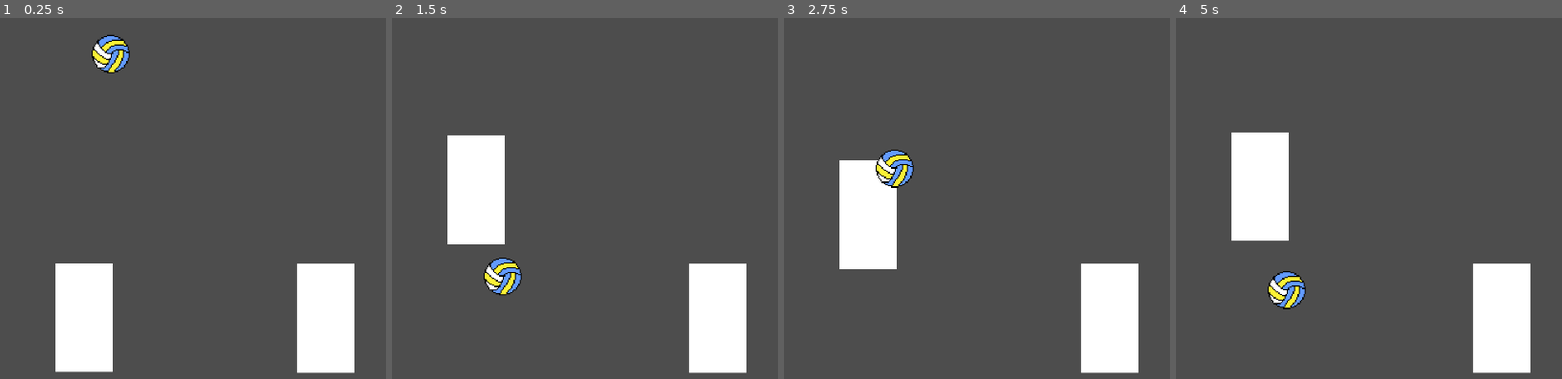
Above: before the commit, frames 1-4 (left to right).
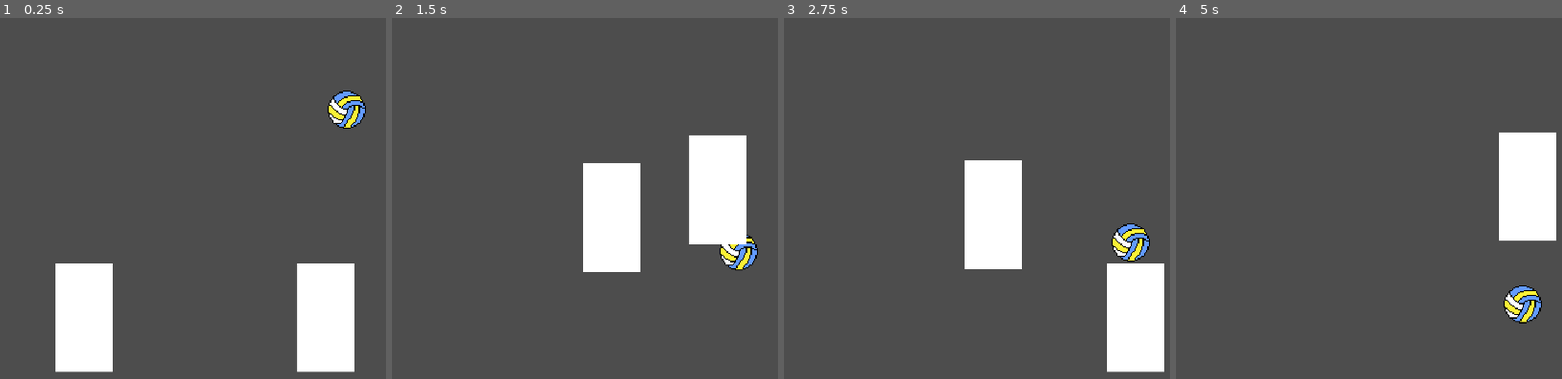
Above: after the commit, the same moments.

Repository: zxphyrx/haikyuu
Game: Godot game, scene res://node_2d.tscn
Same seed, same stepped clock (60 frames per second), same inputs: the game is played once before the commit and once after it.
Inputs (mouse positions are in pixels of both pictures, inside the frame that each line leads up to):
- Up to frame 1 (0.25 s): no input
- Up to frame 2 (1.5 s): tap Enter (ui_accept) at 0.5, 0.77, 1.07 s; move the mouse to (outside the picture) at 0.52 s; hold D (right, bound only after the commit) from 0.53 s (still down); click (outside the picture) at 0.6 s; tap W (player_switch, bound only after the commit) at 0.8, 1.35 s; move the mouse to (619, 198) at 1.27 s
- Up to frame 3 (2.75 s): tap Enter (ui_accept) at 1.52, 1.82, 2.3 s; right-click (1011, 198) at 1.55 s; move the mouse to (outside the picture) at 2.02 s; release D (right, bound only after the commit) at 2.03 s; hold A (left, bound only after the commit) from 2.03 s (still down); right-click (outside the picture) at 2.1 s
- Up to frame 4 (5 s): move the mouse to (1519, 263) at 2.77 s; release A (left, bound only after the commit) at 2.78 s; hold D (right, bound only after the commit) 2.78-4.28 s; tap Enter (ui_accept) at 2.85, 3.02, 3.32, 3.77, 4.07, 4.52, 4.82 s; click (1519, 263) at 3.05 s; move the mouse to (outside the picture) at 3.52 s; click (outside the picture) at 3.6 s; tap W (player_switch, bound only after the commit) at 3.8, 4.35 s; move the mouse to (1330, 115) at 4.27 s; hold A (left, bound only after the commit) from 4.28 s (still down); right-click (1330, 115) at 4.55 s

The runs differ from the first frame. In frame 1, 1.7% of the frame differs, in the area x 23-95%, y 4-99%; in frame 2, 19%, in the area x 14-95%, y 32-99%; in frame 3, 14%; in frame 4, 14%.

Commit message:
Added switching between setter/hitter, spike tilt, and setting

Diff:
--- /dev/null
+++ b/ball.gd
@@ -0,0 +1,8 @@
+extends RigidBody2D
+
+func hit(impulse, position):
+	apply_impulse(impulse, position)
+
+func set_ball():
+	linear_velocity = Vector2.ZERO
+	apply_central_impulse(Vector2(0, -300))
--- a/ball.tscn
+++ b/ball.tscn
@@ -1,5 +1,6 @@
-[gd_scene load_steps=4 format=3 uid="uid://cq2cjpws0suqd"]
+[gd_scene load_steps=5 format=3 uid="uid://cq2cjpws0suqd"]
 
+[ext_resource type="Script" path="res://ball.gd" id="1_6oryp"]
 [ext_resource type="Texture2D" uid="uid://bx300mm3eeg58" path="res://assets/volleyball.png" id="1_j7mmv"]
 
 [sub_resource type="PhysicsMaterial" id="PhysicsMaterial_k0u1i"]
@@ -14,6 +15,7 @@
 mass = 0.26
 physics_material_override = SubResource("PhysicsMaterial_k0u1i")
 can_sleep = false
+script = ExtResource("1_6oryp")
 
 [node name="CollisionShape2D" type="CollisionShape2D" parent="."]
 shape = SubResource("CircleShape2D_64ybt")
--- a/character_body_2d.tscn
+++ b/character_body_2d.tscn
@@ -1,4 +1,6 @@
-[gd_scene load_steps=3 format=3 uid="uid://dy84wtfa25y2y"]
+[gd_scene load_steps=4 format=3 uid="uid://dy84wtfa25y2y"]
+
+[ext_resource type="Script" path="res://player.gd" id="1_xpino"]
 
 [sub_resource type="RectangleShape2D" id="RectangleShape2D_e5g3d"]
 size = Vector2(144, 273)
@@ -8,6 +10,8 @@
 
 [node name="CharacterBody2D" type="CharacterBody2D"]
 collision_layer = 2
+collision_mask = 4
+script = ExtResource("1_xpino")
 
 [node name="Polygon2D" type="Polygon2D" parent="."]
 position = Vector2(-5.96046e-08, 0)
--- /dev/null
+++ b/game_manager.gd
@@ -0,0 +1,43 @@
+extends Node2D
+
+@onready var players: Node2D = $Players
+@onready var ball: RigidBody2D = $Ball
+
+var current_player_index := 1
+var current_player: CharacterBody2D
+var tilt = {
+	"left": false,
+	"right": false
+}
+
+func _ready() -> void:
+	current_player = players.get_child(current_player_index)
+
+func _physics_process(delta: float) -> void:
+	if Input.is_action_just_pressed("player_switch"):
+		current_player_index = ~current_player_index
+		current_player = players.get_child(current_player_index)
+
+	if Input.is_action_just_pressed("ui_accept") and current_player.is_on_floor():
+		current_player.jump()
+
+	if Input.is_action_just_pressed("hit") and current_player.collision == true:
+		var impulse: Vector2
+		var direction := Input.get_axis("left", "right")
+		if direction == 0:
+			impulse = Vector2(500, 200)
+		elif direction == -1:
+			impulse = Vector2(500, 100)
+		elif direction == 1:
+			impulse = Vector2(400, 300)
+
+		ball.hit(impulse, current_player.get_node("Area2D").position - ball.position)
+
+	if Input.is_action_just_pressed("set") and current_player.collision == true:
+		ball.set_ball()
+
+	var direction := Input.get_axis("left", "right")
+
+	current_player.move(direction)
+
+	pass
--- a/node_2d.tscn
+++ b/node_2d.tscn
@@ -1,8 +1,11 @@
-[gd_scene load_steps=6 format=3 uid="uid://cns5ntpy7nf1b"]
+[gd_scene load_steps=7 format=3 uid="uid://cns5ntpy7nf1b"]
 
 [ext_resource type="PackedScene" uid="uid://cq2cjpws0suqd" path="res://ball.tscn" id="1_85q8w"]
+[ext_resource type="Script" path="res://game_manager.gd" id="1_e4eut"]
 [ext_resource type="PackedScene" uid="uid://dy84wtfa25y2y" path="res://character_body_2d.tscn" id="2_4dk6c"]
-[ext_resource type="Script" path="res://character_body_2d.gd" id="2_mbgtj"]
+
+[sub_resource type="WorldBoundaryShape2D" id="WorldBoundaryShape2D_3rdx4"]
+distance = -1078.0
 
 [sub_resource type="RectangleShape2D" id="RectangleShape2D_1o6lr"]
 size = Vector2(1919.5, 53)
@@ -11,6 +14,12 @@
 size = Vector2(9.25, 329.75)
 
 [node name="Node2D" type="Node2D"]
+script = ExtResource("1_e4eut")
+
+[node name="Walls" type="StaticBody2D" parent="."]
+
+[node name="CollisionShape2D" type="CollisionShape2D" parent="Walls"]
+shape = SubResource("WorldBoundaryShape2D_3rdx4")
 
 [node name="Floor" type="StaticBody2D" parent="."]
 collision_layer = 4
@@ -20,23 +29,25 @@
 position = Vector2(960.25, 1053)
 shape = SubResource("RectangleShape2D_1o6lr")
 
-[node name="StaticBody2D" type="StaticBody2D" parent="."]
+[node name="Net" type="StaticBody2D" parent="."]
 collision_layer = 4
 collision_mask = 3
 
-[node name="CollisionShape2D" type="CollisionShape2D" parent="StaticBody2D"]
+[node name="CollisionShape2D" type="CollisionShape2D" parent="Net"]
 position = Vector2(960, 862)
 shape = SubResource("RectangleShape2D_w4l72")
 
-[node name="PlayerHitter" parent="." instance=ExtResource("2_4dk6c")]
-position = Vector2(211, 888)
-collision_mask = 4
-script = ExtResource("2_mbgtj")
-
 [node name="Ball" parent="." instance=ExtResource("1_85q8w")]
-position = Vector2(278, 199)
+position = Vector2(871, 339)
 collision_layer = 1
 collision_mask = 4
 
-[node name="PlayerSetter" parent="." instance=ExtResource("2_4dk6c")]
+[node name="Players" type="Node2D" parent="."]
+
+[node name="PlayerHitter" parent="Players" instance=ExtResource("2_4dk6c")]
+position = Vector2(211, 888)
+
+[node name="PlayerSetter" parent="Players" instance=ExtResource("2_4dk6c")]
 position = Vector2(818, 891)
+
+[node name="Enemies" type="Node2D" parent="."]
--- /dev/null
+++ b/player.gd
@@ -0,0 +1,31 @@
+extends CharacterBody2D
+
+const JUMP_VELOCITY = -800.0
+const SPEED = 500.0
+
+var collision := false
+
+func _physics_process(delta: float) -> void:
+	if not is_on_floor():
+		velocity += get_gravity() * delta
+
+	move_and_slide()
+
+func jump():
+	velocity.y = JUMP_VELOCITY
+
+func move(direction):
+	if not is_on_floor():
+		return
+	if direction:
+		velocity.x = direction * SPEED
+	else:
+		velocity.x = move_toward(velocity.x, 0, SPEED)
+
+func _on_area_2d_body_entered(body: Node2D) -> void:
+	if body.name == "Ball":
+		collision = true
+
+func _on_area_2d_body_exited(body: Node2D) -> void:
+	if body.name == "Ball":
+		collision = false
--- a/project.godot
+++ b/project.godot
@@ -26,9 +26,29 @@
 
 [input]
 
-click={
+player_switch={
+"deadzone": 0.5,
+"events": [Object(InputEventKey,"resource_local_to_scene":false,"resource_name":"","device":-1,"window_id":0,"alt_pressed":false,"shift_pressed":false,"ctrl_pressed":false,"meta_pressed":false,"pressed":false,"keycode":0,"physical_keycode":87,"key_label":0,"unicode":119,"location":0,"echo":false,"script":null)
+]
+}
+left={
+"deadzone": 0.5,
+"events": [Object(InputEventKey,"resource_local_to_scene":false,"resource_name":"","device":-1,"window_id":0,"alt_pressed":false,"shift_pressed":false,"ctrl_pressed":false,"meta_pressed":false,"pressed":false,"keycode":0,"physical_keycode":65,"key_label":0,"unicode":97,"location":0,"echo":false,"script":null)
+]
+}
+right={
+"deadzone": 0.5,
+"events": [Object(InputEventKey,"resource_local_to_scene":false,"resource_name":"","device":-1,"window_id":0,"alt_pressed":false,"shift_pressed":false,"ctrl_pressed":false,"meta_pressed":false,"pressed":false,"keycode":0,"physical_keycode":68,"key_label":0,"unicode":100,"location":0,"echo":false,"script":null)
+]
+}
+hit={
 "deadzone": 0.5,
 "events": [Object(InputEventMouseButton,"resource_local_to_scene":false,"resource_name":"","device":-1,"window_id":0,"a …(253 unchanged characters)…
+]
+}
+set={
+"deadzone": 0.5,
+"events": [Object(InputEventMouseButton,"resource_local_to_scene":false,"resource_name":"","device":-1,"window_id":0,"alt_pressed":false,"shift_pressed":false,"ctrl_pressed":false,"meta_pressed":false,"button_mask":2,"position":Vector2(128, 12),"global_position":Vector2(137, 58),"factor":1.0,"button_index":2,"canceled":false,"pressed":true,"double_click":false,"script":null)
 ]
 }
 
